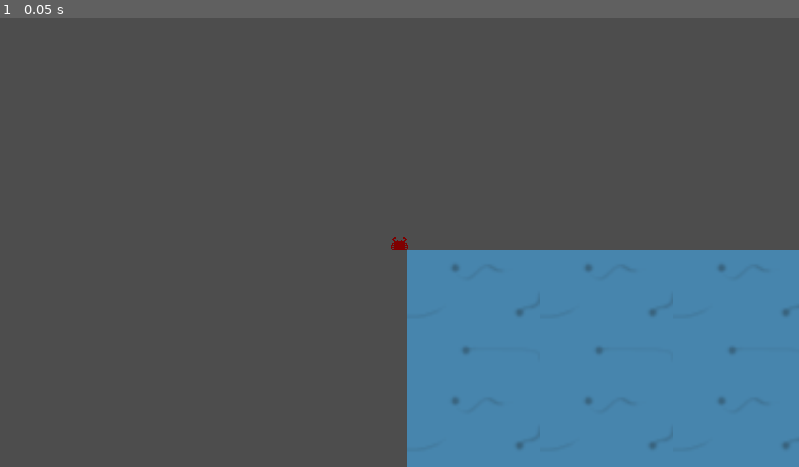
Above: before the commit, frame 1.
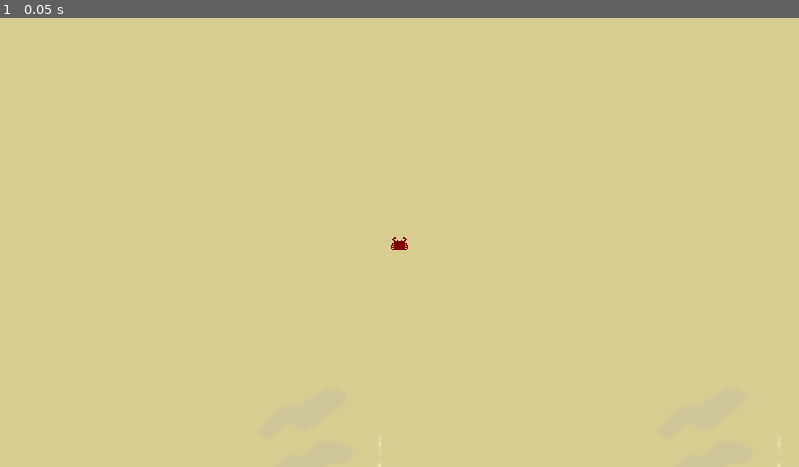
Above: after the commit, the same moment.

Repository: nporposoft/crabs-on-the-island
Game: Godot game, scene res://scenes/island_v1/island_v1.tscn
Same seed, same stepped clock (60 frames per second), same inputs: the game is played once before the commit and once after it.
Inputs:
- Up to frame 1 (0.05 s): no input

The runs differ from the first frame. In frame 1, 100% of the frame differs, in the area x 0-100%, y 0-100%.
Error before the commit: Invalid access to property or key 'move_speed' on a base object of type 'Dictionary'. (res://crabs/Crab.gd:29)

Commit message:
minor change to player

Diff:
--- a/Player.gd
+++ b/Player.gd
@@ -8,9 +8,21 @@
 	_character = $Crab
 
 func _process(delta: float) -> void:
-	var input: Vector2
-	input.x = Input.get_action_strength("move_right") - Input.get_action_strength("move_left")
-	input.y = Input.get_action_strength("move_down") - Input.get_action_strength("move_up")
-	_character.move(input.normalized())
+	var moveDir = Vector2(0.0, 0.0)
+	if Input.is_action_pressed("move_up"):
+		moveDir.y = -1.0
+	if Input.is_action_pressed("move_down"):
+		moveDir.y = 1.0
+	if Input.is_action_pressed("move_left"):
+		moveDir.x = -1.0
+	if Input.is_action_pressed("move_right"):
+		moveDir.x = 1.0
+
+	var moveActual = moveDir.normalized()
+
+	#var input: Vector2
+	#input.x = Input.get_action_strength("move_right") - Input.get_action_strength("move_left")
+	#input.y = Input.get_action_strength("move_down") - Input.get_action_strength("move_up")
+	#_character.move(input.normalized())
 
 	$Camera2D.position = _character.position
--- a/player.tscn
+++ b/player.tscn
@@ -2,7 +2,7 @@
 
 [ext_resource type="Script" path="res://Player.gd" id="1_gdfm8"]
 
-[node name="Player" type="Node"]
+[node name="Player" type="Node2D"]
 script = ExtResource("1_gdfm8")
 
 [node name="Camera2D" type="Camera2D" parent="."]
